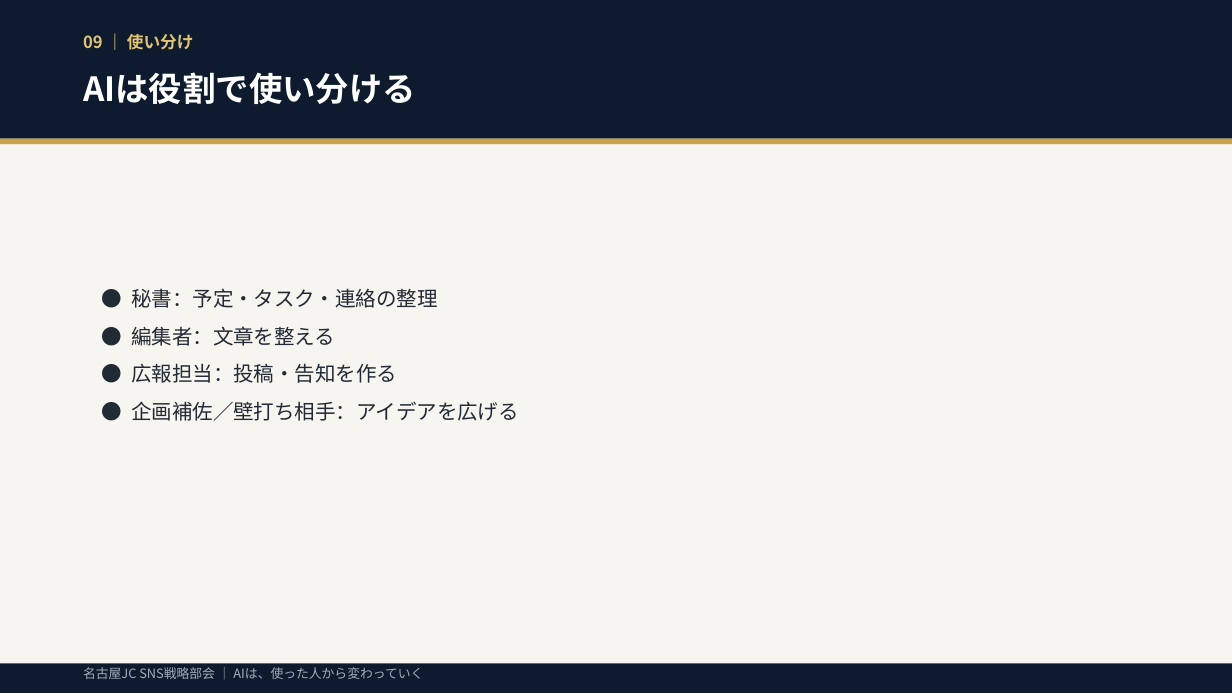
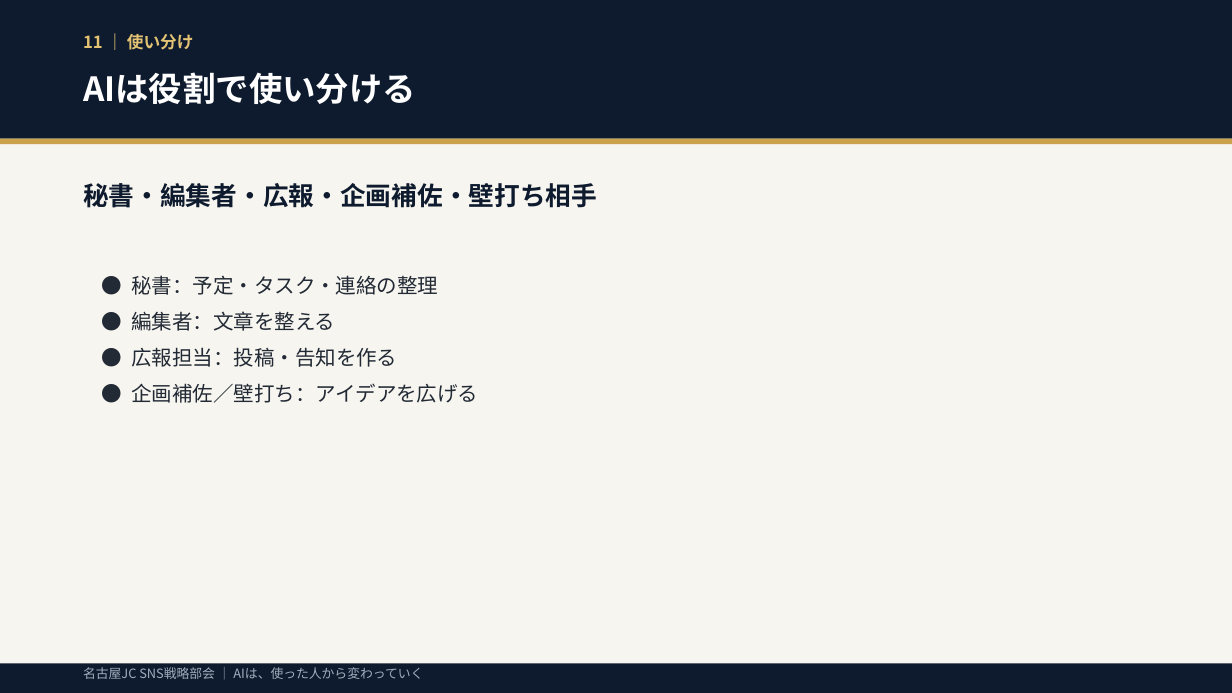
Before and after one commit to unaginobori1205/bushido-dev, a slide deck: slide 11 of ai_sns_seminar_deck.pptx (slide 9 before the commit). Drawn at 1232x693 pixels with LibreOffice and Linux fonts; fonts in the diff are those of the drawing. Boxes give left, top, right and bottom in pixels: in the first picture for what was removed or moved away, otherwise in the second. Text is boxed around its words. In the diff, an @@ line names an element or a change of style, - is before the commit and + after.

```diff
--- a/ai_sns_seminar_deck.pptx
+++ b/ai_sns_seminar_deck.pptx
@@ text at <box>83,34,194,50</box>: text changed @@
-09 ｜ 使い分け
+11 ｜ 使い分け
@@ text added at <box>83,183,597,208</box>, 20 pt, text #0E1B2E, bold @@
+秘書・編集者・広報・企画補佐・壁打ち相手
@@ text "● 秘書：予定・タスク・連絡の整理": place and size @@
-text "● 秘書：予定・タスク・連絡の整理" at <box>131,288,519,421</box>
+text "● 秘書：予定・タスク・連絡の整理" at <box>131,275,478,403</box>
@@ text at <box>131,275,438,367</box>: less space between paragraphs @@
@@ text at <box>131,383,478,403</box>: text changed @@
-● 企画補佐／壁打ち相手：アイデアを広げる
+● 企画補佐／壁打ち：アイデアを広げる
```
Also in this commit, not shown: 18 other slides changed, 2 slides added, 1 slide removed, 2 other files.
